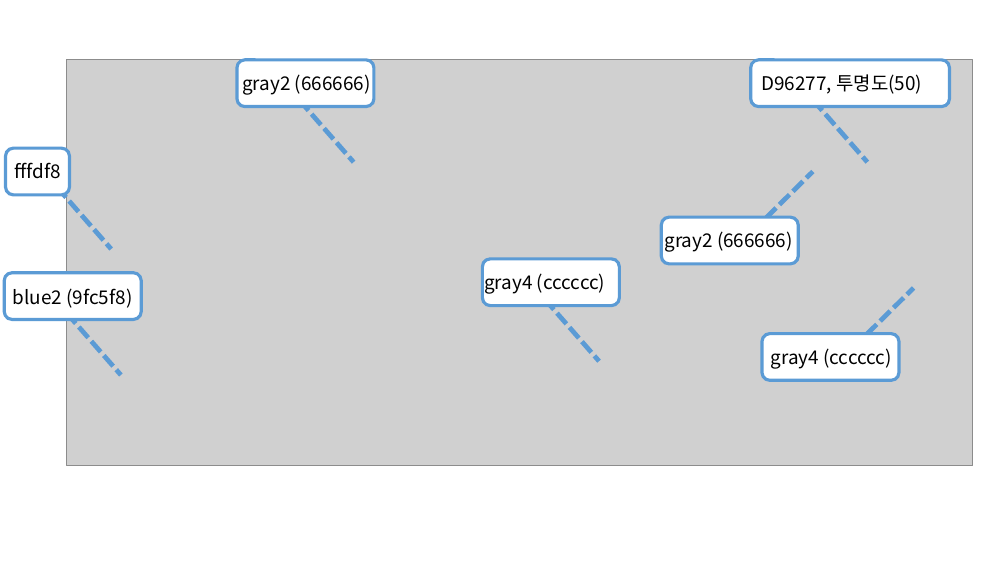
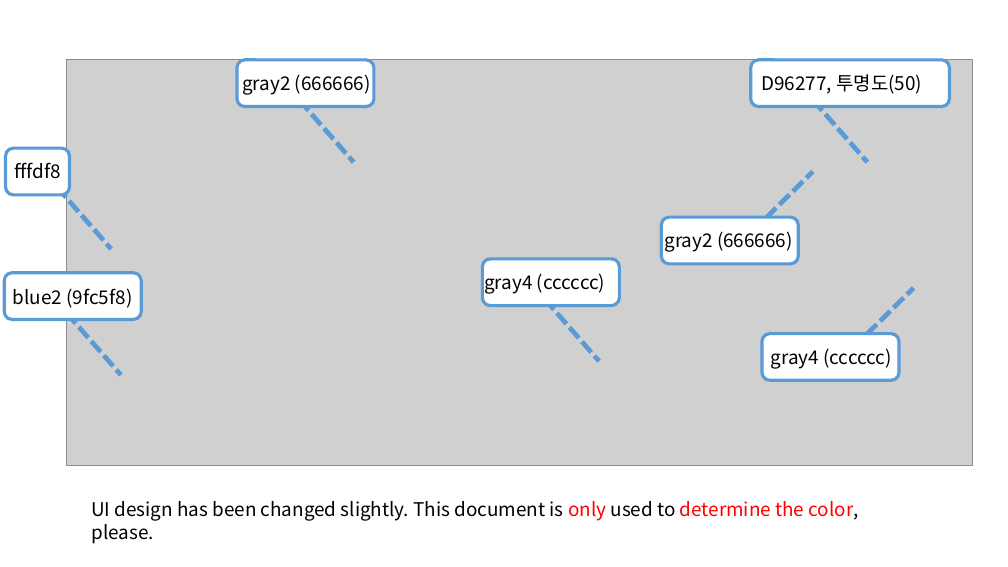
Before and after one commit to MyHappyHog/ProjectPrototype, a slide deck: slide 1 of doc/UI_color.pptx. Drawn at 1008x567 pixels with LibreOffice and Linux fonts; fonts in the diff are those of the drawing; grey boxes stand for pictures. Boxes give left, top, right and bottom in pixels: in the first picture for what was removed or moved away, otherwise in the second. Text is boxed around its words. In the diff, an @@ line names an element or a change of style, - is before the commit and + after.

Commit message:
UI design changed

```diff
--- a/doc/UI_color.pptx
+++ b/doc/UI_color.pptx
@@ text added at (91,501,859,521), 18 pt, text #000000 @@
+UI design has been changed slightly. This document is only used to determine the color, please.
```
Also in this commit, not shown: 2 other slides changed, 5 other files.
